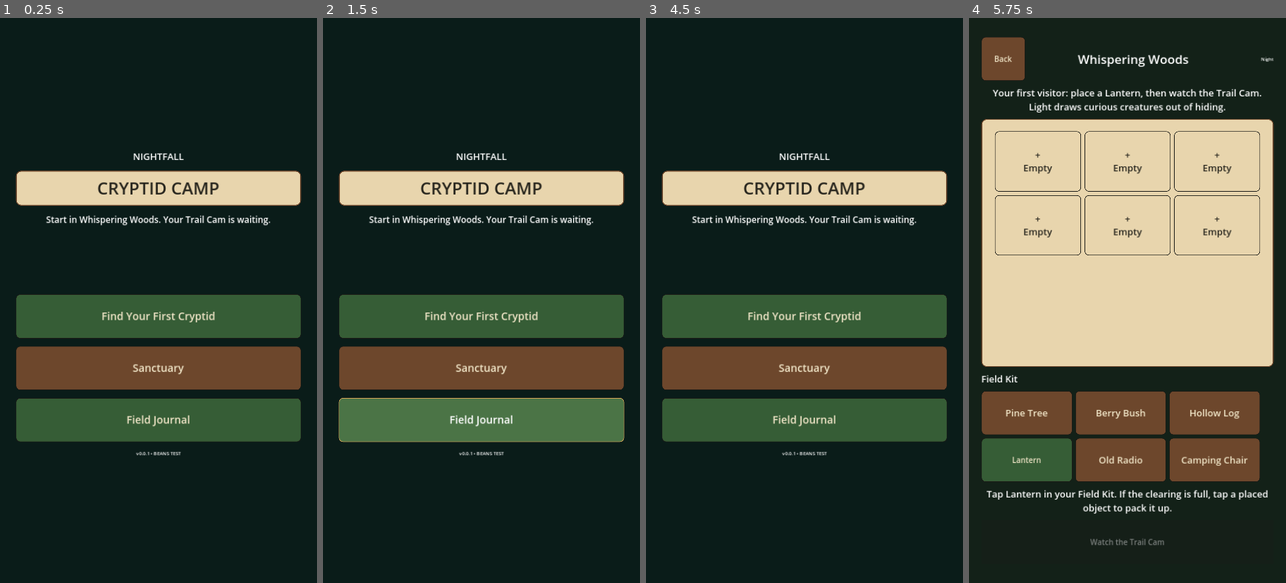
Above: before the commit, frames 1-4 (left to right).
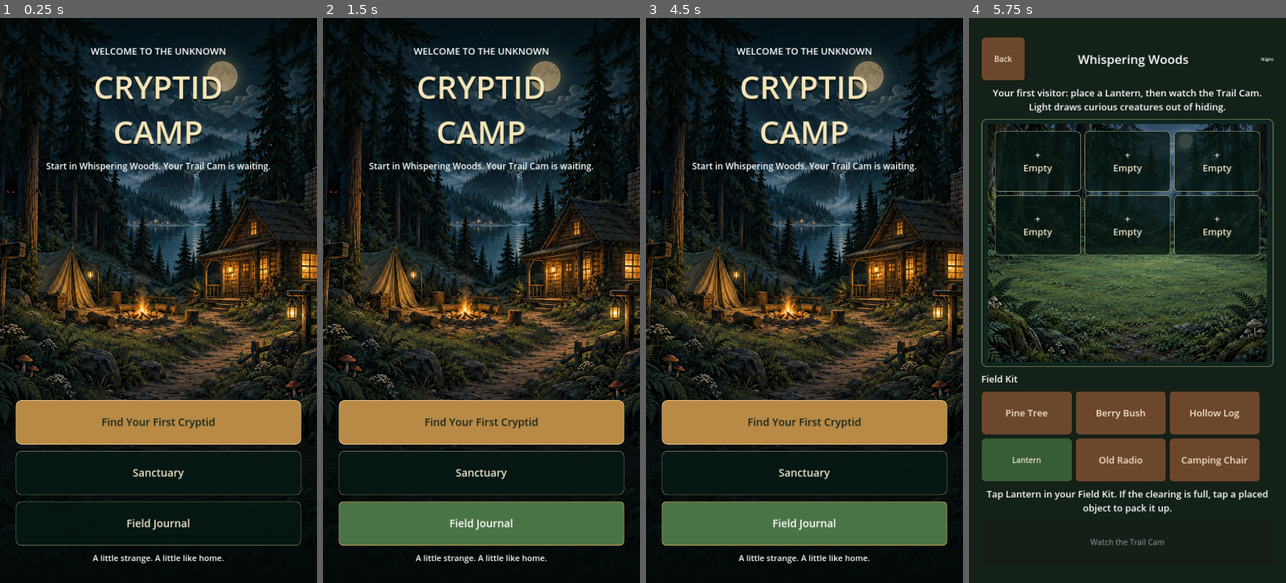
Above: after the commit, the same moments.

Repository: rabine707/cryptid-camp
Game: Godot game, scene res://scenes/main/main.tscn
The game is run twice, just before and just after one commit, with the same random seed, the same clock (stepped at 60 frames per second) and the same inputs.
Inputs:
- Up to frame 1 (0.25 s): no input
- Up to frame 2 (1.5 s): click "Find Your First Cryptid" at 0.5 s; click "Back" at 1.25 s
- Up to frame 3 (4.5 s): click "Field Journal" at 2 s; click "Camp" at 2.75 s; click "Sanctuary" at 3.5 s; click "Map" at 4.25 s
- Up to frame 4 (5.75 s): click "Find Your First Cryptid" at 5 s

The runs differ from the first frame. In frame 1, 44% of the frame differs, in the area x 0-100%, y 1-97%; in frame 2, 51%; in frame 3, 51%; in frame 4, 40%.

Commit message:
Add illustrated camp, woodland and Mothling artwork

Diff:
--- a/scenes/main/main.tscn
+++ b/scenes/main/main.tscn
@@ -27,27 +27,27 @@
 anchor_right = 1.0
 anchor_bottom = 1.0
 offset_left = 54.0
-offset_top = 110.0
+offset_top = 90.0
 offset_right = -54.0
-offset_bottom = -90.0
+offset_bottom = -64.0
 
 [node name="VBox" type="VBoxContainer" parent="Margin"]
 layout_mode = 2
-alignment = 1
-theme_override_constants/separation = 26
+alignment = 0
+theme_override_constants/separation = 22
 
 [node name="Moon" type="Label" parent="Margin/VBox"]
 layout_mode = 2
 theme_override_font_sizes/font_size = 32
-text = "NIGHTFALL"
+text = "WELCOME TO THE UNKNOWN"
 horizontal_alignment = 1
 
 [node name="Sign" type="PanelContainer" parent="Margin/VBox"]
 layout_mode = 2
 [node name="Title" type="Label" parent="Margin/VBox/Sign"]
 layout_mode = 2
-theme_override_font_sizes/font_size = 58
-text = "CRYPTID CAMP"
+theme_override_font_sizes/font_size = 108
+text = "CRYPTID\nCAMP"
 horizontal_alignment = 1
 
 [node name="Tagline" type="Label" parent="Margin/VBox"]
@@ -57,7 +57,8 @@
 horizontal_alignment = 1
 
 [node name="Spacer" type="Control" parent="Margin/VBox"]
-custom_minimum_size = Vector2(0,180)
+custom_minimum_size = Vector2(0,300)
+size_flags_vertical = 3
 layout_mode = 2
 
 [node name="WhisperingWoods" type="Button" parent="Margin/VBox"]
--- /dev/null
+++ b/scripts/art/camp_atmosphere.gd
@@ -0,0 +1,29 @@
+extends Control
+## A quiet, lightweight foreground over the menu painting; never intercept taps.
+var time := 0.0
+var tick := 0.0
+
+func _ready() -> void:
+	mouse_filter = Control.MOUSE_FILTER_IGNORE
+
+func _process(delta: float) -> void:
+	time += delta
+	tick += delta
+	if tick >= 0.05:
+		tick = 0.0
+		queue_redraw()
+
+func _draw() -> void:
+	# Darken only the edges that carry live Godot text and buttons.
+	var shade := Color(0.01, 0.04, 0.035, 0.62)
+	var clear := Color(0.01, 0.04, 0.035, 0)
+	draw_polygon(PackedVector2Array([Vector2.ZERO, Vector2(size.x, 0), Vector2(size.x, size.y * 0.28), Vector2(0, size.y * 0.28)]), PackedColorArray([shade, shade, clear, clear]))
+	shade.a = 0.92
+	draw_polygon(PackedVector2Array([Vector2(0, size.y * 0.63), Vector2(size.x, size.y * 0.63), size, Vector2(0, size.y)]), PackedColorArray([clear, clear, shade, shade]))
+	for i in range(13):
+		var phase := float(i) * 2.39
+		var point := Vector2(size.x * (0.1 + fmod(phase, 0.8)), size.y * (0.45 + fmod(phase * 0.27, 0.24)))
+		point += Vector2(sin(time * 0.31 + phase) * 16, cos(time * 0.22 + phase) * 21)
+		var alpha := 0.18 + (sin(time * 0.6 + phase) + 1.0) * 0.16
+		draw_circle(point, 8, Color(1, 0.72, 0.25, alpha * 0.12))
+		draw_circle(point, 2, Color(1, 0.81, 0.36, alpha))
--- a/scripts/cryptids/mothling_portrait.gd
+++ b/scripts/cryptids/mothling_portrait.gd
@@ -1,10 +1,17 @@
 extends Control
 ## A font-independent field sketch for encounter, journal and adoption screens.
+var texture: Texture2D
+
 func _ready() -> void:
 	mouse_filter = Control.MOUSE_FILTER_IGNORE
+	texture = ArtRegistry.texture_for("cryptid.mothling.classic")
 	resized.connect(queue_redraw)
 
 func _draw() -> void:
+	if texture != null:
+		var fitted := texture.get_size() * minf(size.x / texture.get_width(), size.y / texture.get_height())
+		draw_texture_rect(texture, Rect2((size - fitted) / 2, fitted), false)
+		return
 	var unit := minf(size.x / 500.0, size.y / 380.0)
 	draw_set_transform(size / 2, 0, Vector2.ONE * unit)
 	for side in [-1, 1]:
--- a/scripts/lure_sites/whispering_woods.gd
+++ b/scripts/lure_sites/whispering_woods.gd
@@ -25,6 +25,15 @@
 	CampStyle.button($Margin/VBox/Header/Back, "wood")
 	CampStyle.button(observe_button, "green")
 	CampStyle.parchment($Margin/VBox/ClearingPanel)
+	var clearing_panel := $Margin/VBox/ClearingPanel
+	clearing_panel.add_theme_stylebox_override("panel", CampStyle.panel(Color("10251e"), 18, 3, Color("647252")))
+	var landscape := TextureRect.new()
+	landscape.texture = ArtRegistry.texture_for("background.whispering_woods")
+	landscape.expand_mode = TextureRect.EXPAND_IGNORE_SIZE
+	landscape.stretch_mode = TextureRect.STRETCH_KEEP_ASPECT_COVERED
+	landscape.mouse_filter = Control.MOUSE_FILTER_IGNORE
+	clearing_panel.add_child(landscape)
+	clearing_panel.move_child(landscape, 0)
 	_build_clearing()
 	_build_inventory()
 	_refresh()
@@ -47,6 +56,8 @@
 		slot.name = "Slot%d" % i
 		slot.pressed.connect(_remove_from_slot.bind(i))
 		CampStyle.button(slot, "paper")
+		slot.add_theme_stylebox_override("normal", CampStyle.panel(Color(0.025, 0.085, 0.065, 0.78), 14, 2, Color("869175")))
+		slot.add_theme_color_override("font_color", Color("f0e4c5"))
 		slot.add_theme_font_size_override("font_size", 32)
 		clearing.add_child(slot)
 
--- a/scripts/main/main.gd
+++ b/scripts/main/main.gd
@@ -1,8 +1,24 @@
 extends Control
 
 func _ready() -> void:
-	CampStyle.parchment($Margin/VBox/Sign)
-	$Margin/VBox/Sign/Title.add_theme_color_override("font_color", CampStyle.INK)
+	var artwork := TextureRect.new()
+	artwork.texture = ArtRegistry.texture_for("background.main_menu")
+	artwork.expand_mode = TextureRect.EXPAND_IGNORE_SIZE
+	artwork.stretch_mode = TextureRect.STRETCH_KEEP_ASPECT_COVERED
+	artwork.set_anchors_and_offsets_preset(Control.PRESET_FULL_RECT)
+	artwork.mouse_filter = Control.MOUSE_FILTER_IGNORE
+	add_child(artwork)
+	move_child(artwork, 1)
+	var atmosphere := preload("res://scripts/art/camp_atmosphere.gd").new()
+	atmosphere.set_anchors_and_offsets_preset(Control.PRESET_FULL_RECT)
+	add_child(atmosphere)
+	move_child(atmosphere, 2)
+	$Margin/VBox/Sign.add_theme_stylebox_override("panel", StyleBoxEmpty.new())
+	$Margin/VBox/Sign/Title.add_theme_color_override("font_color", Color("f5e5ba"))
+	$Margin/VBox/Sign/Title.add_theme_color_override("font_shadow_color", Color("09130f"))
+	$Margin/VBox/Sign/Title.add_theme_constant_override("shadow_offset_y", 6)
+	$Margin/VBox/Version.text = "A little strange. A little like home."
+	$Margin/VBox/Version.add_theme_font_size_override("font_size", 28)
 	for path in ["WhisperingWoods", "Sanctuary"]:
 		CampStyle.button($Margin/VBox.get_node(path), "wood")
 	CampStyle.button($Margin/VBox/Journal, "green")
@@ -17,6 +33,11 @@
 		$Margin/VBox/Tagline.autowrap_mode = TextServer.AUTOWRAP_WORD_SMART
 		CampStyle.button($Margin/VBox/WhisperingWoods, "green")
 		$Margin/VBox/WhisperingWoods.add_theme_font_size_override("font_size", 36)
+	# Calm translucent navigation lets the painting remain the focal point.
+	for button in [$Margin/VBox/Sanctuary, $Margin/VBox/Journal]:
+		button.add_theme_stylebox_override("normal", CampStyle.panel(Color(0.025, 0.09, 0.075, 0.91), 18, 2, Color("67735b")))
+	$Margin/VBox/WhisperingWoods.add_theme_stylebox_override("normal", CampStyle.panel(Color("b88a45"), 18, 2, Color("e9cd8f")))
+	$Margin/VBox/WhisperingWoods.add_theme_color_override("font_color", Color("15251d"))
 
 func _open_whispering_woods() -> void:
 	get_tree().change_scene_to_file("res://scenes/lure_sites/whispering_woods.tscn")
--- a/scripts/trail_cam/night_vision.gd
+++ b/scripts/trail_cam/night_vision.gd
@@ -4,10 +4,12 @@
 var reveal := false
 var elapsed := 0.0
 var tick := 0.0
+var forest: Texture2D
 
 func _ready() -> void:
 	mouse_filter = Control.MOUSE_FILTER_IGNORE
 	clip_contents = true
+	forest = ArtRegistry.texture_for("background.whispering_woods")
 
 func _process(delta: float) -> void:
 	elapsed += delta
@@ -35,6 +37,8 @@
 			var top := y + branch * height * 0.18
 			var width := 35.0 + branch * 16
 			draw_colored_polygon(PackedVector2Array([Vector2(x, top - 55), Vector2(x - width, top + 95), Vector2(x + width, top + 90)]), shade)
+	if forest != null:
+		draw_texture_rect(forest, Rect2(0, 0, 960, 620), false, Color(0.18, 0.48, 0.17))
 	for i in range(8):
 		draw_line(Vector2(0, 460 + i * 17), Vector2(960, 435 + i * 24), Color(0.2, 0.34, 0.21, 0.045), 16)
 	var body := Color("334a32") if reveal else Color("0b1b12")
Binary file added: art/backgrounds/main_menu.png
Not shown, added: art/backgrounds/main_menu.png.import
Binary file added: art/backgrounds/whispering_woods.png
Not shown, added: art/backgrounds/whispering_woods.png.import
Binary file added: art/cryptids/mothling/classic.png
Not shown, added: art/cryptids/mothling/classic.png.import
Not shown, changed: docs/ART_PIPELINE.md
Not shown, added: docs/ILLUSTRATED_ART.md
